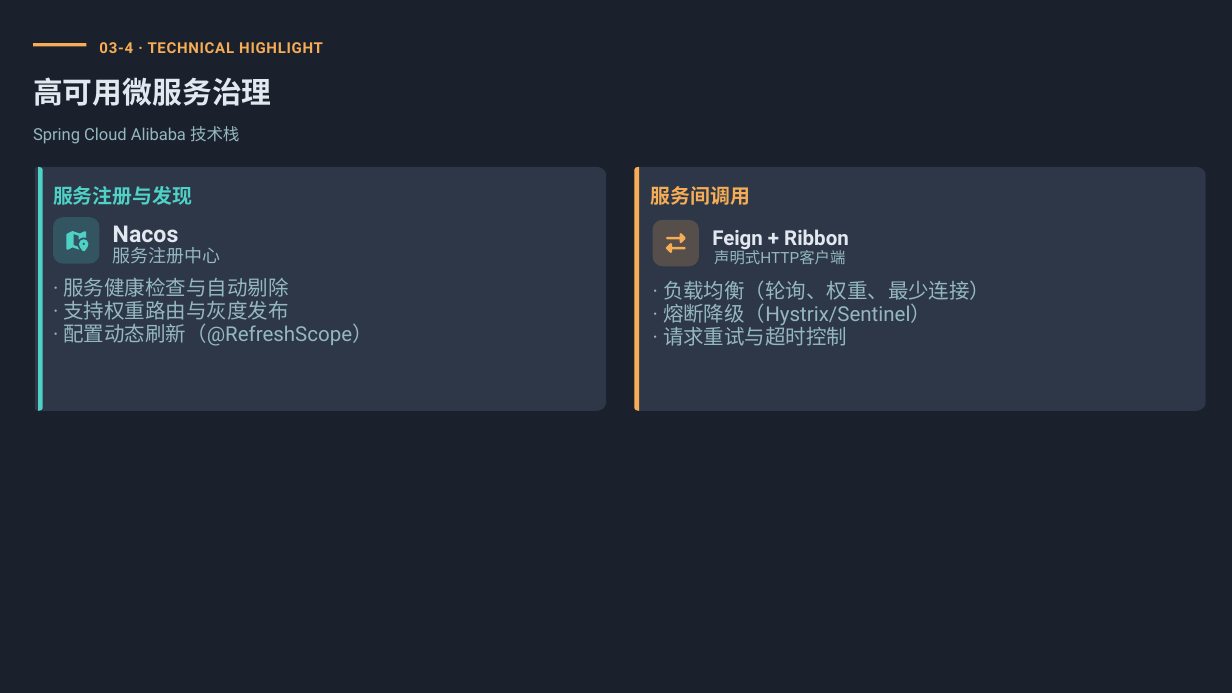
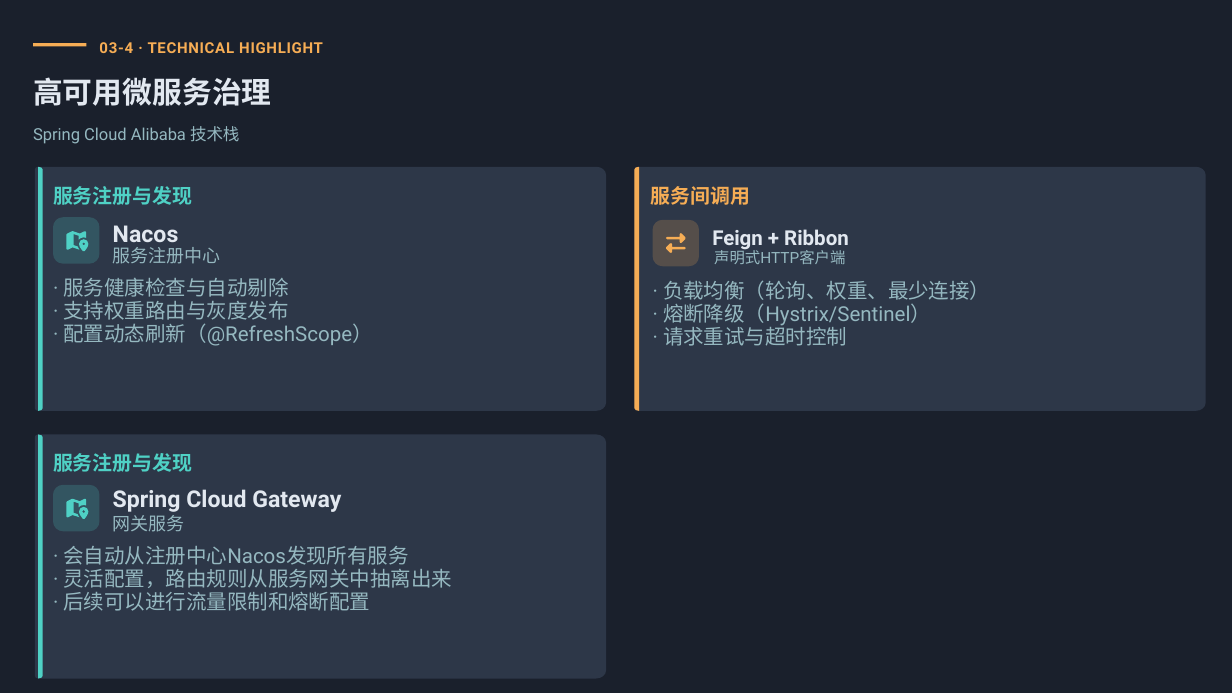
Before and after one commit to ccc212/cloud-mall, a slide deck: slide 11 of doc/答辩.pptx. Drawn at 1232x693 pixels with LibreOffice and Linux fonts; fonts in the diff are those of the drawing. Boxes give left, top, right and bottom in pixels: in the first picture for what was removed or moved away, otherwise in the second. Text is boxed around its words. In the diff, an @@ line names an element or a change of style, - is before the commit and + after.

```diff
--- a/doc/答辩.pptx
+++ b/doc/答辩.pptx
@@ freeform shape added at box(35, 434, 606, 678), fill #2D3748 @@
@@ freeform shape added at box(38, 434, 43, 678), fill #4FD1C5 @@
@@ text added at box(53, 453, 192, 472), 15.5 pt, text #4FD1C5, bold @@
+服务注册与发现
@@ freeform shape added at box(53, 485, 99, 531), fill #4FD1C5 at 20% opacity @@
@@ freeform shape added at box(64, 498, 89, 518), fill #4FD1C5 @@
@@ text added at box(113, 489, 341, 512), 18 pt, text #E2E8F0, bold @@
+Spring Cloud Gateway
@@ text added at box(113, 511, 185, 532), 14 pt, text #95B8C0 @@
+网关服务
@@ text added at box(63, 546, 408, 565), 16 pt, text #95B8C0 @@
+· 会自动从注册中心Nacos发现所有服务
@@ text added at box(63, 569, 452, 588), 16 pt, text #95B8C0 @@
+· 灵活配置，路由规则从服务网关中抽离出来
@@ text added at box(63, 592, 370, 611), 16 pt, text #95B8C0 @@
+· 后续可以进行流量限制和熔断配置
```
Also in this commit, not shown: 4 other slides changed.
